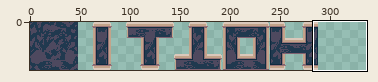
A sprite sheet gets an edit: assets/combined_platform.png. Above, an overview of the earlier version with the close-up marked.
Close-up. Earlier state:
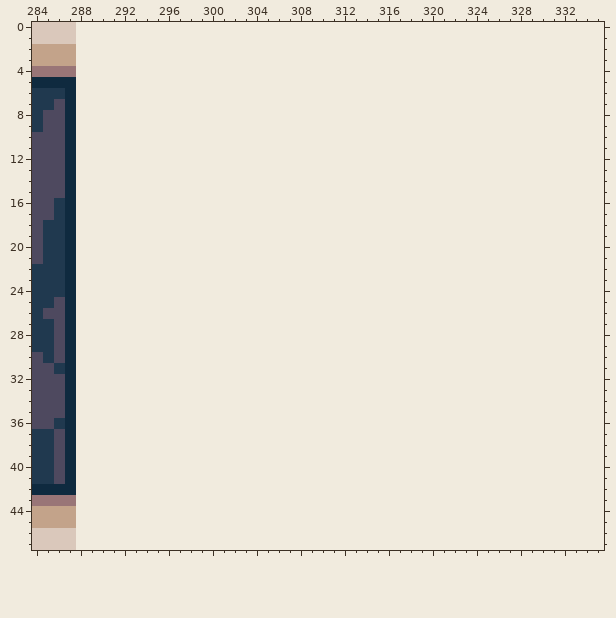
The file is 288x48 pixels. Shown: x 284..335, y 0..47. The old version is drawn lined up with the new one, on the new canvas.
Now the later version:
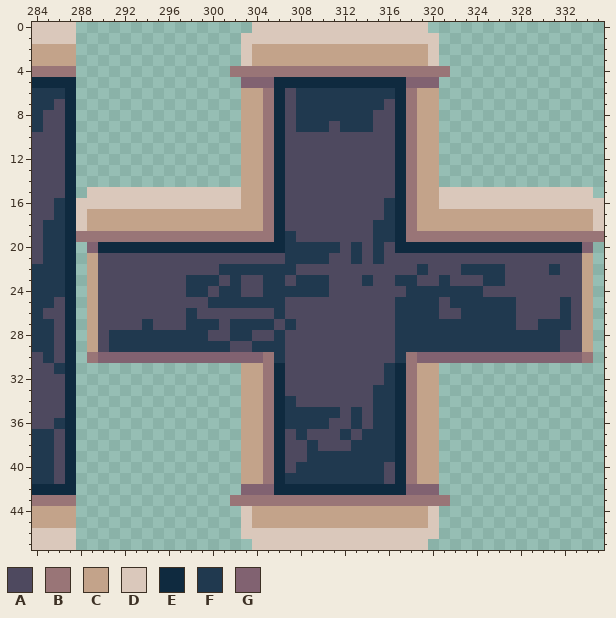
Palette (. is transparent): A #4e495f  B #997577  C #c3a38a  D #dac8bb  E #0f2a3f  F #20394f  G #816271
What changed:
canvas 288x48 -> 336x48
Changed rows in their new state; - is an unchanged pixel.
first column x 288:
 0 ----------------DDDDDDDDDDDDDDDD----------------
 1 ---------------DDDDDDDDDDDDDDDDDD---------------
 2 ---------------DCCCCCCCCCCCCCCCCD---------------
 3 ---------------DCCCCCCCCCCCCCCCCD---------------
 4 --------------BBBBBBBBBBBBBBBBBBBB--------------
 5 ---------------GGGEEEEEEEEEEEEGGG---------------
 6 ---------------CCBEAFFFFFFFFFEBCC---------------
 7 ---------------CCBEAFFFFFFFFAEBCC---------------
 8 ---------------CCBEAFFFFFFFAAEBCC---------------
 9 ---------------CCBEAFFFAFFFAAEBCC---------------
10 ---------------CCBEAAAAAAAAAAEBCC---------------
11 ---------------CCBEAAAAAAAAAAEBCC---------------
12 ---------------CCBEAAAAAAAAAAEBCC---------------
13 ---------------CCBEAAAAAAAAAAEBCC---------------
14 ---------------CCBEAAAAAAAAAAEBCC---------------
15 -DDDDDDDDDDDDDDCCBEAAAAAAAAAAEBCCDDDDDDDDDDDDDD-
16 DDDDDDDDDDDDDDDCCBEAAAAAAAAAFEBCCDDDDDDDDDDDDDDD
17 DCCCCCCCCCCCCCCCCBEAAAAAAAAAFEBCCCCCCCCCCCCCCCCD
18 DCCCCCCCCCCCCCCCCBEAAAAAAAAFFEBCCCCCCCCCCCCCCCCD
19 BBBBBBBBBBBBBBBBBBEFAAAAAAAFFEBBBBBBBBBBBBBBBBBB
20 -GEEEEEEEEEEEEEEEEEFFFFFAFAFAEEEEEEEEEEEEEEEEEG-
21 -CAAAAAAAAAAAAAAAAAFFFFAAFAFAAAAAAAAAAAAAAAAAAC-
22 -CAAAAAAAAAAAFFFFFFFAAAAAAAAAAAFAAAFFFFAAAAFAAC-
23 -CAAAAAAAAFFFAFAAFFAFFFAAAFAAFFAAFAAAFFAAAAAAAC-
24 -CAAAAAAAAFFAFFAAFFFFFFAAAAAAAFFFFFFFAAAAAAAAAC-
25 -CAAAAAAAAAAFFFFFFFAAAAAAAAAAFFFFAFFFFFFAAAAFAC-
26 -CAAAAAAAAFAAAAAAAFAAAAAAAAAAFFFFAAFFFFFAAAAFAC-
27 -CAAAAFAAAFFFAFFFFAFAAAAAAAAAFFFFFFFFFFFAAFFFAC-
28 -CAFFFFFFFFFAAFFAAFAAAAAAAAAAFFFFFFFFFFFFFFFAAC-
29 -CAFFFFFFFFFFFAAFFFAAAAAAAAAAFFFFFFFFFFFFFFFAAC-
30 -BGGGGGGGGGGGGGGGBFAAAAAAAAAAFBGGGGGGGGGGGGGGGB-
31 ---------------CCBEAAAAAAAAAFEBCC---------------
32 ---------------CCBEAAAAAAAAAFEBCC---------------
33 ---------------CCBEAAAAAAAAFFEBCC---------------
34 ---------------CCBEFAAAAAAAFFEBCC---------------
35 ---------------CCBEFFFFFAFAFFEBCC---------------
36 ---------------CCBEFFFFAAFAFFEBCC---------------
37 ---------------CCBEAFAAAFAFFFEBCC---------------
38 ---------------CCBEAAFAAAFFFFEBCC---------------
39 ---------------CCBEAAFFFFFFFFEBCC---------------
40 ---------------CCBEAFFFFFFFFAEBCC---------------
41 ---------------CCBEFFFFFFFFFAEBCC---------------
42 ---------------GGGEEEEEEEEEEEEGGG---------------
43 --------------BBBBBBBBBBBBBBBBBBBB--------------
44 ---------------DCCCCCCCCCCCCCCCCD---------------
45 ---------------DCCCCCCCCCCCCCCCCD---------------
46 ---------------DDDDDDDDDDDDDDDDDD---------------
47 ----------------DDDDDDDDDDDDDDDD----------------
Pixel boxes of the changes (left, top, right, bottom) in both close-ups:
added: (76, 22, 604, 550)
